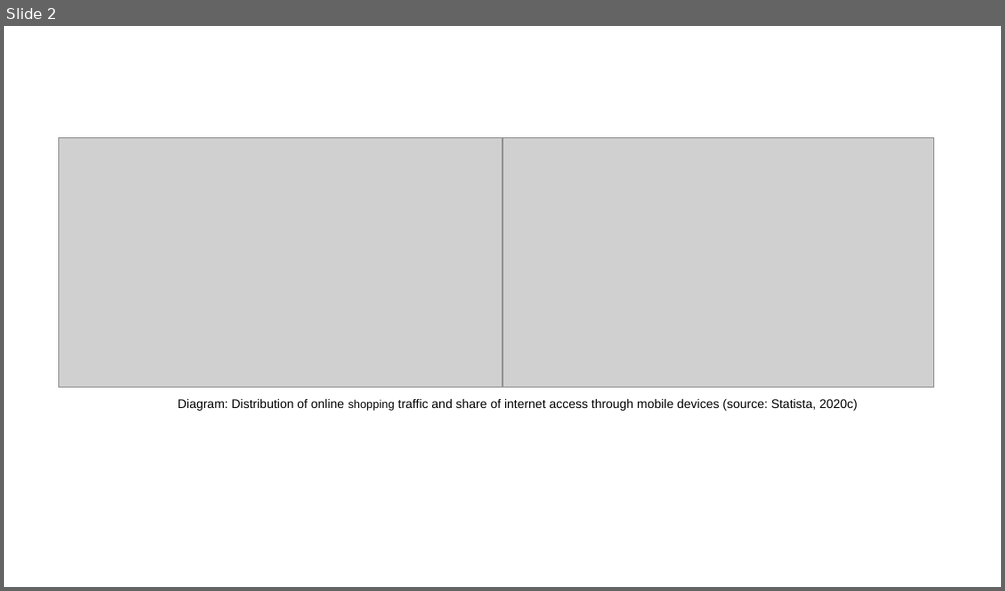
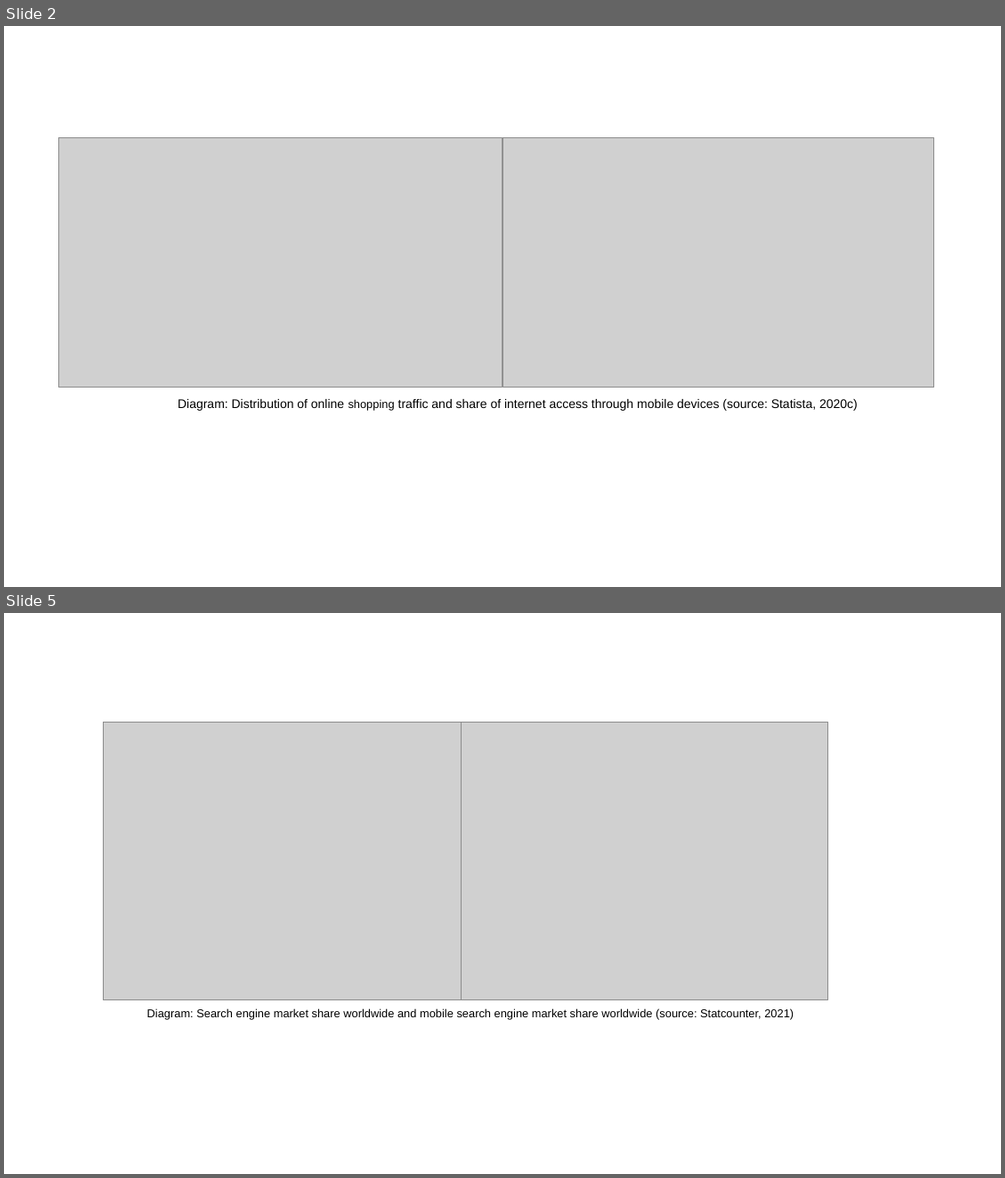
Before and after one commit to jing042323/Case-Study, a slide deck: Google_antitrust/graphs.pptx. Shown one above the other, each under a label of ours: slide 2 before the commit, slides 2 and 5 after it; the slides between them are not shown. The pictures are 1005x591 and 1005x1178 pixels, drawn with LibreOffice and Linux fonts; fonts in the diff are those of the drawing; grey boxes stand for pictures. Boxes give left, top, right and bottom in pixels: in the first picture for what was removed or moved away, otherwise in the second. Text is boxed around its words. In the diff, an @@ line names an element or a change of style, - is before the commit and + after.

```diff
--- a/Google_antitrust/graphs.pptx
+++ b/Google_antitrust/graphs.pptx
@@ slide 5 added at box(4, 613, 1001, 1174), background #FFFFFF @@
@@ picture added at box(104, 722, 461, 999) @@
@@ picture added at box(461, 722, 828, 999) @@
@@ text added at box(147, 1008, 793, 1020), 11 pt, text #000000 @@
+Diagram: Search engine market share worldwide and mobile search engine market share worldwide (source: Statcounter, 2021)
```
Also in this commit, not shown: 5 other slides added.
